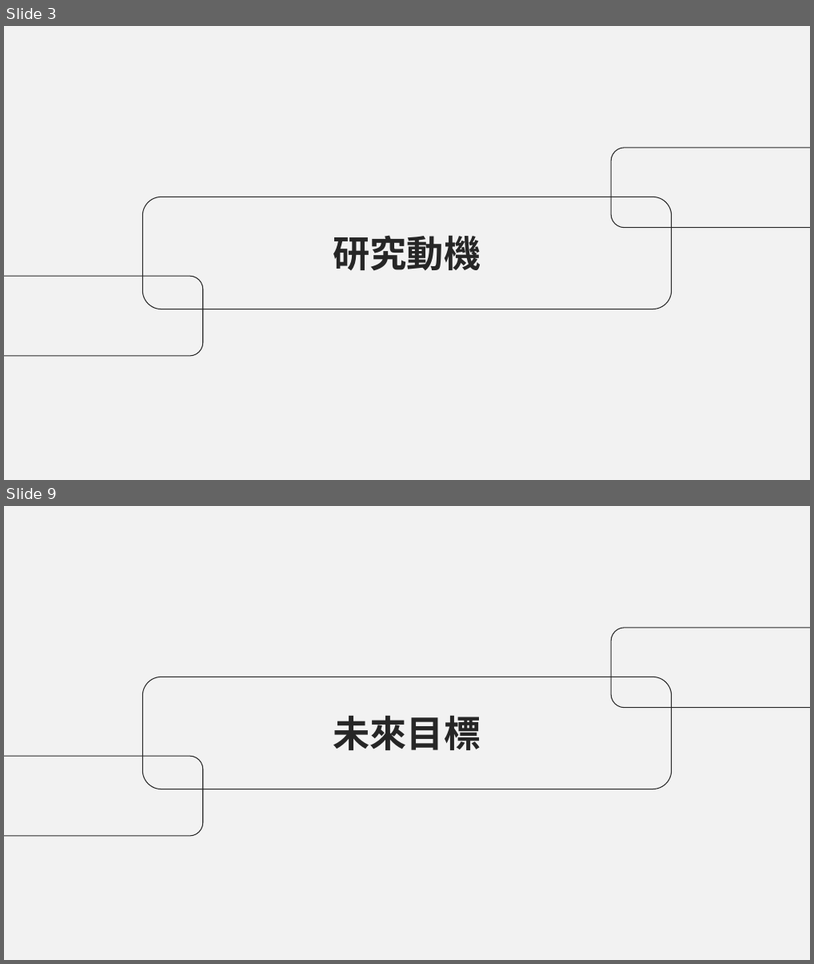
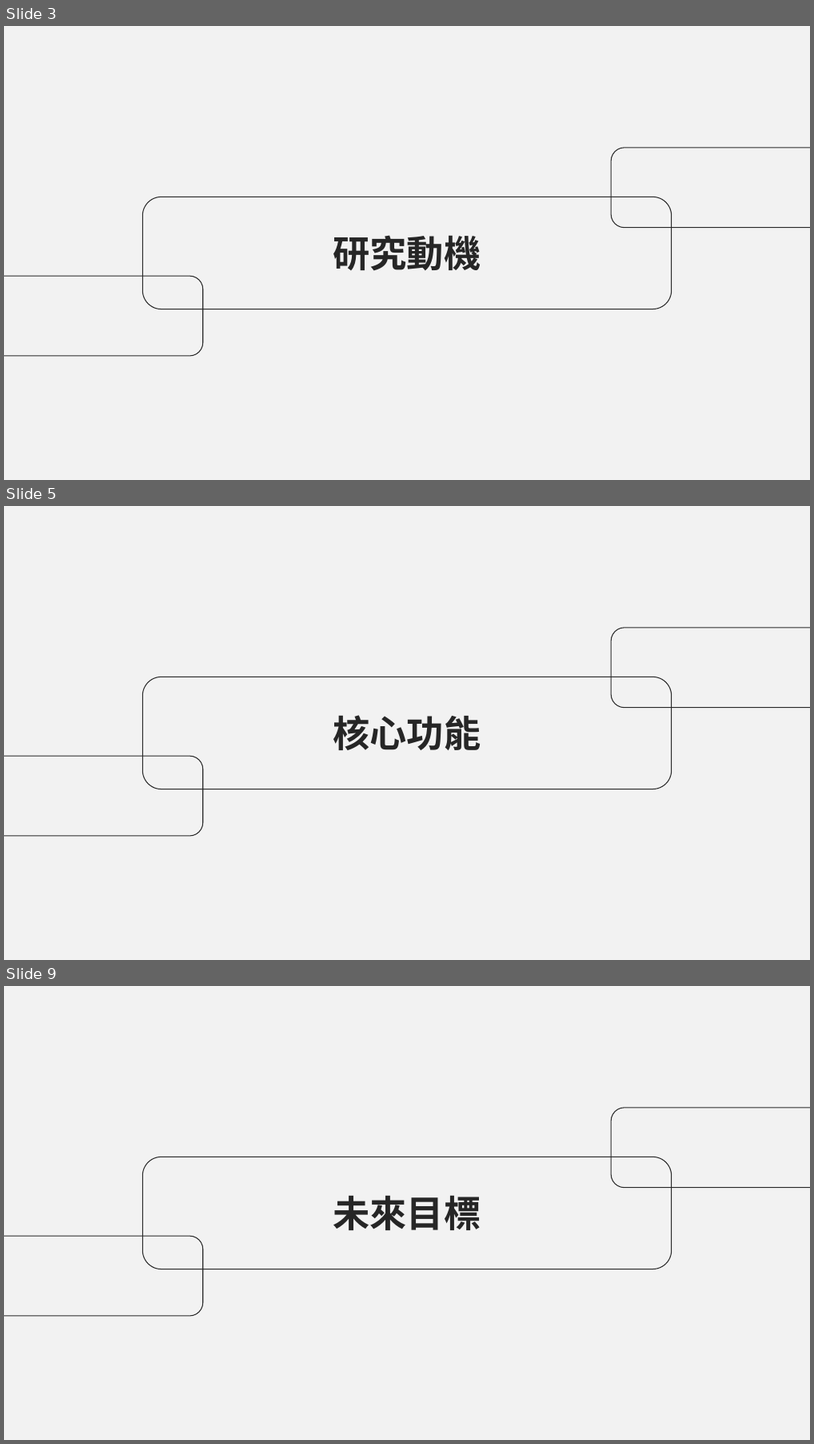
Before and after one commit to AvisTsai/project_pets, a slide deck: 專題文件/四技第110403組-Dearfurkid_簡報.pptx. Shown one above the other, each under a label of ours: slides 3 and 9 before the commit, slides 3, 5 and 9 after it; the slides between them are not shown. The pictures are 814x964 and 814x1444 pixels, drawn with LibreOffice and Linux fonts; fonts in the diff are those of the drawing. Boxes give left, top, right and bottom in pixels: in the first picture for what was removed or moved away, otherwise in the second. Text is boxed around its words. In the diff, an @@ line names an element or a change of style, - is before the commit and + after.

```diff
--- a/專題文件/四技第110403組-Dearfurkid_簡報.pptx
+++ b/專題文件/四技第110403組-Dearfurkid_簡報.pptx
@@ slide 5 added at <box>4,506,810,960</box>, background #F2F2F2 @@
@@ rounded rectangle added at <box>611,628,810,708</box>, outline #262626 1 pt @@
@@ rounded rectangle added at <box>142,676,672,788</box>, outline #262626 1 pt @@
@@ text added at <box>333,715,481,750</box>, 44 pt, text #262626, bold @@
+核心功能
@@ rounded rectangle added at <box>4,756,203,836</box>, outline #262626 1 pt @@
```
Also in this commit, not shown: 5 slides changed, 4 other slides added, 6 slides removed, 24 other files.
